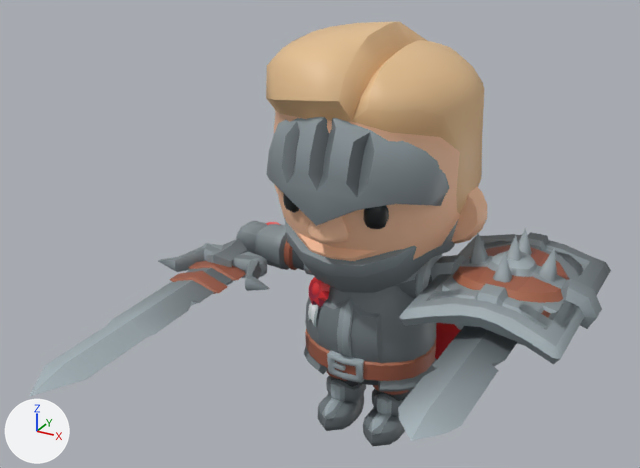
Before and after pictures for a commit that changed the glTF model App/Arena3D/Knight.glb.
Camera for both pictures: a 50 mm camera at (2.11, -4.5, 3.51) aimed at (-0.04, -0.6, 1.55). Every picture has the same lights, and +X, +Y and +Z are marked at lower left. The older version comes first. Where no turn or scale is listed for an object, it has been applied to the vertices.

Before the edit, the objects in view are built like this:
```python
ob_knight_armleft = bpy.data.objects.new('Knight_ArmLeft', me_cube_125)
ob_knight_armleft.location = (0.0, 0.0, 0.0)
ob_knight_armright = bpy.data.objects.new('Knight_ArmRight', me_cube_126)
ob_knight_armright.location = (0.0, 0.0, 0.0)
ob_knight_body = bpy.data.objects.new('Knight_Body', me_prototypepete_body_020)
ob_knight_body.location = (0.0, 0.0, 0.0)
ob_knight_head = bpy.data.objects.new('Knight_Head', me_prototypepete_head_001)
ob_knight_head.location = (0.0, 0.0, 0.0)
ob_knight_legleft = bpy.data.objects.new('Knight_LegLeft', me_cube_128)
ob_knight_legleft.location = (0.0, 0.0, 0.0)
ob_knight_legright = bpy.data.objects.new('Knight_LegRight', me_cube_127)
ob_knight_legright.location = (0.0, 0.0, 0.0)
ob_round_shield = bpy.data.objects.new('Round_Shield', me_cylinder_010)
ob_round_shield.location = (0.883, -0.017, 1.205)
# also in view: '1H_Sword_Offhand' at (0.88, -0.54, 1.05); '2H_Sword' at (-0.88, -0.81, 1.05); 'Spike_Shield' at (0.88, 0.02, 1.29); 'Badge_Shield' at (0.88, 0.01, 1.18); 'Rectangle_Shield' at (0.88, -0.02, 1.21)
```
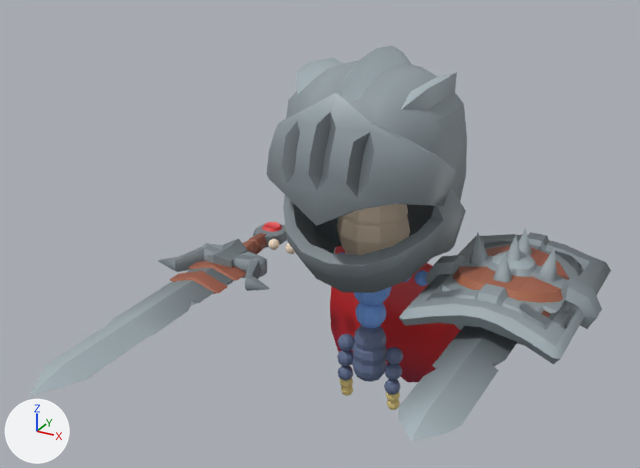
Pixel boxes (x1, y1, x2, y2) of what changed, in the pictures (640 x 468 px):
'Knight_Head', deleted (beige)
    before: (266, 22, 487, 261)
'Knight_Body', deleted
    before: (304, 271, 437, 392)
'ChibiBody', added
    after: (269, 204, 428, 410)
    faces in mat_slot0 (beige #fae5cb): (269, 204, 410, 255)
    faces in mat_slot2 (blue #616f90): (337, 325, 403, 395)
    faces in mat_slot1 (blue #76a6ef): (338, 252, 428, 328)
    faces in mat_slot3 (yellow #ddc881): (340, 378, 400, 410)
'Knight_ArmRight', deleted
    before: (236, 221, 313, 275)
'Knight_LegRight', deleted
    before: (318, 369, 366, 431)
'Knight_LegLeft', deleted
    before: (363, 385, 412, 446)
'Knight_ArmLeft', deleted
    before: (398, 254, 442, 298)
'Knight_Cape', unchanged, uncovered by the edit
    before: (435, 323, 461, 359)
    after: (330, 245, 461, 382)

Patch to the scene script:
```diff
--- a/App/Arena3D/Knight.glb.py
+++ b/App/Arena3D/Knight.glb.py
@@ mat_eyes @@
+mat_eyes = principled_material('eyes')
+mat_eyes.base_color = (0.08, 0.06, 0.05)  # brown #50453f
+mat_eyes.roughness = 0.55
@@ mat_slot1 @@
+mat_slot1 = principled_material('slot1')
+mat_slot1.base_color = (0.18, 0.38, 0.86)  # blue #76a6ef
+mat_slot1.roughness = 0.55
@@ mat_slot2 @@
+mat_slot2 = principled_material('slot2')
+mat_slot2.base_color = (0.12, 0.16, 0.28)  # blue #616f90
+mat_slot2.roughness = 0.55
@@ mat_slot0 @@
+mat_slot0 = principled_material('slot0')
+mat_slot0.base_color = (0.96, 0.78, 0.6)  # beige #fae5cb
+mat_slot0.roughness = 0.55
@@ mat_slot3 @@
+mat_slot3 = principled_material('slot3')
+mat_slot3.base_color = (0.72, 0.58, 0.22)  # yellow #ddc881
+mat_slot3.roughness = 0.55
@@ me_chibibody @@
+me_chibibody.from_pydata(...)  # 2736 vertices, 5320 faces; spans x -0.75..0.75, y -0.22..0.23, z 0.1..1.7
+# faces by material slot: [1260, 1680, 1260, 840, 280]
+me_chibibody.materials.append(mat_slot0)  # beige #fae5cb
+me_chibibody.materials.append(mat_slot1)  # blue #76a6ef
+me_chibibody.materials.append(mat_slot2)  # blue #616f90
+me_chibibody.materials.append(mat_slot3)  # yellow #ddc881
+me_chibibody.materials.append(mat_eyes)  # brown #50453f
@@ ob_knight_armleft @@
-ob_knight_armleft = bpy.data.objects.new('Knight_ArmLeft', me_cube_125)
-ob_knight_armleft.location = (0.0, 0.0, 0.0)
@@ ob_knight_armright @@
-ob_knight_armright = bpy.data.objects.new('Knight_ArmRight', me_cube_126)
-ob_knight_armright.location = (0.0, 0.0, 0.0)
@@ ob_knight_body @@
-ob_knight_body = bpy.data.objects.new('Knight_Body', me_prototypepete_body_020)
-ob_knight_body.location = (0.0, 0.0, 0.0)
@@ ob_knight_head @@
-ob_knight_head = bpy.data.objects.new('Knight_Head', me_prototypepete_head_001)
-ob_knight_head.location = (0.0, 0.0, 0.0)
@@ ob_knight_legleft @@
-ob_knight_legleft = bpy.data.objects.new('Knight_LegLeft', me_cube_128)
-ob_knight_legleft.location = (0.0, 0.0, 0.0)
@@ ob_knight_legright @@
-ob_knight_legright = bpy.data.objects.new('Knight_LegRight', me_cube_127)
-ob_knight_legright.location = (0.0, 0.0, 0.0)
@@ ob_chibibody @@
+ob_chibibody = bpy.data.objects.new('ChibiBody', me_chibibody)
+ob_chibibody.location = (0.0, 0.0, 0.0)
```
